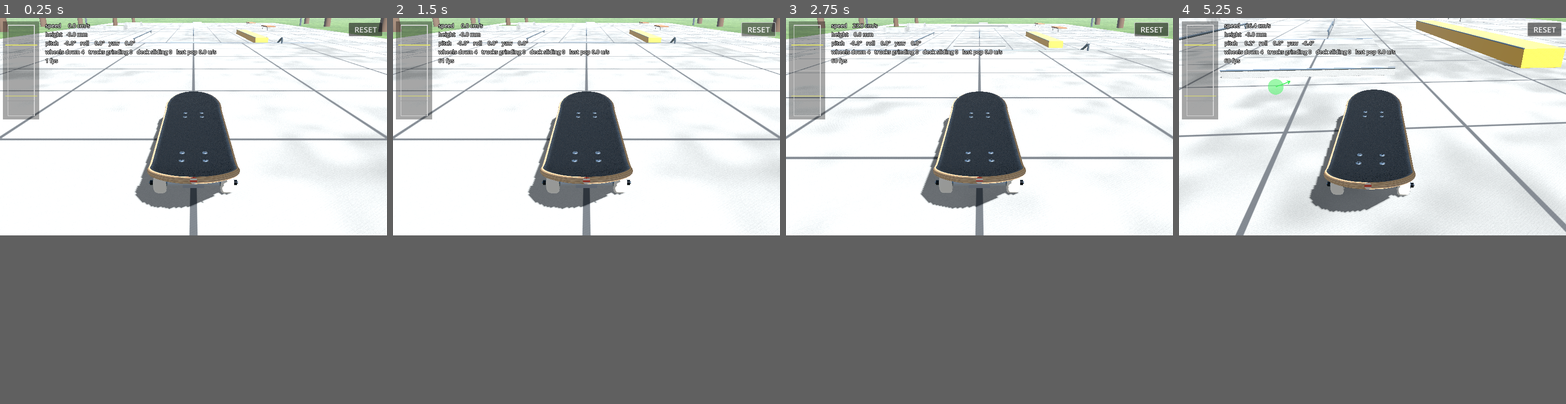
Above: before the commit, frames 1-4 (left to right).
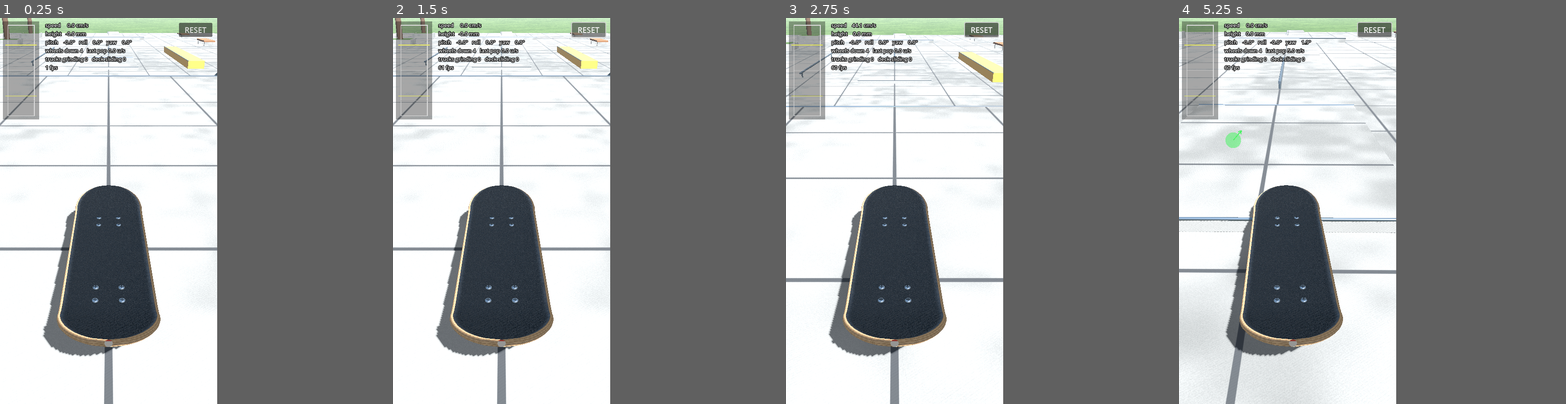
Above: after the commit, the same moments.

Repository: dexdev4/Fingerboardgame
Game: Godot game, scene res://scenes/main.tscn
Two runs of this game, one before a commit and one after it. Both use one fixed random seed, a clock stepped at 60 frames per second and the inputs below.
Inputs (mouse positions are in pixels of both pictures, inside the frame that each line leads up to):
- Up to frame 1 (0.25 s): no input
- Up to frame 2 (1.5 s): move the mouse to (671, 114) at 0.52 s; click (671, 114) at 0.67 s; click "RESET" at 1.25 s
- Up to frame 3 (2.75 s): drag from (902, 137) to (960, 168) at 2.02 s
- Up to frame 4 (5.25 s): move the mouse to (1411, 79) at 2.77 s; click (1411, 79) at 2.92 s; drag from (1353, 168) to (1256, 95) at 3.52 s; move the mouse to (1488, 160) at 4.27 s; click (1488, 160) at 4.42 s; drag from (1256, 95) to (1314, 72) at 5.02 s
In our replay, the window is 800x450 before the commit and 449x799 after it. These sizes can differ from the game's own. Grey fills any space a smaller window leaves; there, only what the larger window draws over its background counts as a difference.

The runs differ from the first frame. In frame 1, 25% of the frame differs, in the area x 0-100%, y 0-100%; in frame 2, 25%; in frame 3, 26%; in frame 4, 39%.

Commit message:
Milestone 7: portrait mode
- Orientation portrait (held upright); desktop window 540x960
- Finger speeds measured against the screen's short side, so the same
  physical flick presses the same in portrait or landscape
- Portrait chase camera: board in the lower-middle at about half the
  screen width, ground either side for pushing, the run ahead visible
  in the top half; push_speed_scale 3.0 for the steeper view
- Side presses also require the finger to cross the deck toward the
  rail in board space (stops straight slides from rolling the board);
  flip attempts now reach a full ~390 deg roll
- Debug overlay sized from the short side, stats split over two lines
- Tests run in a 720x1280 portrait viewport; roll metric ignores
  one-tick landing contact spikes; all 14 checks pass
- CLAUDE.md target updated: portrait

Co-Authored-By: Claude Opus 5.5 <noreply@anthropic.com>
Claude-Session: https://claude.ai/code/session_01V3t6tByfZrPpVsZFujDZBG

Diff:
--- a/project.godot
+++ b/project.godot
@@ -1,5 +1,5 @@
 ; Engine configuration file.
-; Godot 4.5+. Android, landscape, multitouch, Jolt physics at a fixed 120 Hz.
+; Godot 4.5+. Android, portrait, multitouch, Jolt physics at a fixed 120 Hz.
 
 config_version=5
 
@@ -13,10 +13,10 @@
 
 [display]
 
-window/size/viewport_width=1280
-window/size/viewport_height=720
-; 4 = sensor landscape: landscape, either way up.
-window/handheld/orientation=4
+window/size/viewport_width=540
+window/size/viewport_height=960
+; 1 = portrait (held upright). The board runs up the screen: more room along it for fingers.
+window/handheld/orientation=1
 window/energy_saving/keep_screen_on=true
 
 [input_devices]
--- a/scripts/board_tuning.gd
+++ b/scripts/board_tuning.gd
@@ -100,7 +100,7 @@
 ## Downward force of a resting finger while the board is on its wheels, in board weights.
 @export var foot_rest_weight: float = 0.25
 ## How fast a pressing finger drives its point of the deck down (units/s) per unit of
-## press speed (screen heights/s). Press speed = finger speed on screen toward the end of the
+## press speed (screen units/s; 1 unit = the screen's short side). Press speed = finger speed on screen toward the end of the
 ## board nearest that finger. THE main "pop strength" knob.
 @export var press_speed_gain: float = 3.2
 ## Press only works on the outer part of the board, where the kicks rise: it fades in from
@@ -122,10 +122,13 @@
 ## Response time for side presses (s). A flick off the side touches the rail only briefly, so
 ## it needs a quicker foot than the smooth ollie press (press_response_time). Keep ≥ 2 ticks.
 @export var press_side_response_time: float = 0.03
+## A side press only counts if the finger crosses the deck toward that rail at least this fast
+## (units/s, measured on the board; 0.5 = 5 cm/s real). Stops straight slides rolling the board.
+@export var press_side_min_cross_speed: float = 0.5
 ## Side presses fade in from this distance from the centre line (mm) to full at the rail.
 ## The deck is 28 mm wide, so the rail is at 14 mm.
 @export var press_side_zone_start_mm: float = 3.0
-## Finger speeds below this (screen heights/s) don't press — filters jitter.
+## Finger speeds below this (screen units/s; 1 unit = the screen's short side) don't press — filters jitter.
 @export var press_deadzone: float = 0.15
 ## How quickly a foot gets its point of the deck up to speed (s). Smaller = snappier, harder
 ## feet. Keep ≥ 2 physics ticks (0.017 s at 120 Hz) for stability.
@@ -150,18 +153,18 @@
 @export var push_max_accel: float = 40.0
 ## Converts swipe speed across the ground into pushing-foot speed. The camera foreshortens
 ## the ground, so a natural swipe covers little ground; >1 makes a full swipe a full push.
-@export var push_speed_scale: float = 2.0
+@export var push_speed_scale: float = 3.0
 ## A ground touch must land within this distance of the board to push (mm).
 @export var push_reach_mm: float = 250.0
 
 @export_group("Camera")
 ## Horizontal distance behind the board (world units; the board is 0.96 long).
 ## Closer = bigger board on screen = finer finger control.
-@export var camera_distance: float = 1.2
-@export var camera_height: float = 0.5
-@export var camera_fov_deg: float = 40.0
+@export var camera_distance: float = 1.15
+@export var camera_height: float = 0.8
+@export var camera_fov_deg: float = 55.0
 ## The camera aims this far ahead of the board.
-@export var camera_look_ahead: float = 0.1
+@export var camera_look_ahead: float = 0.35
 ## How quickly the camera catches up with the board (1/s).
 @export var camera_follow: float = 3.0
 ## How quickly the camera swings round to the board's heading (1/s).
--- a/scripts/debug_overlay.gd
+++ b/scripts/debug_overlay.gd
@@ -46,21 +46,22 @@
 
 func _process(_dt: float) -> void:
 	var size := _canvas.get_viewport_rect().size
-	var ui := maxf(size.y / 720.0, 0.5)      # scale UI with screen height
+	var ui := maxf(minf(size.x, size.y) / 720.0, 0.5)   # scale UI with the screen's short side
 	_label.add_theme_font_size_override("font_size", int(18 * ui))
 	_label.position = Vector2(150, 12) * ui
 	_reset.add_theme_font_size_override("font_size", int(26 * ui))
 	_reset.position = Vector2(size.x - _reset.size.x - 16 * ui, 16 * ui)
 
 	var a := board.angles_deg()
-	_label.text = "speed  %6.1f cm/s\nheight %6.1f mm\npitch  %6.1f°   roll %6.1f°   yaw %6.1f°\nwheels down %d   trucks grinding %d   deck sliding %d   last pop %.1f u/s\n%d fps" % [
+	_label.text = "speed  %6.1f cm/s\nheight %6.1f mm\npitch  %6.1f°   roll %6.1f°   yaw %6.1f°\nwheels down %d   last pop %.1f u/s\ntrucks grinding %d   deck sliding %d\n%d fps" % [
 		board.speed_cm_s(), board.height_mm(), a.x, a.y, a.z,
-		board.wheels_down, board.truck_contacts, board.deck_slide_contacts, _last_pop, Engine.get_frames_per_second()]
+		board.wheels_down, _last_pop, board.truck_contacts, board.deck_slide_contacts, Engine.get_frames_per_second()]
 	_canvas.queue_redraw()
 
 
 func _draw_canvas() -> void:
-	var ui := maxf(_canvas.get_viewport_rect().size.y / 720.0, 0.5)
+	var vs := _canvas.get_viewport_rect().size
+	var ui := maxf(minf(vs.x, vs.y) / 720.0, 0.5)
 	for f: Finger in input.fingers.values():
 		_draw_finger(f, ui)
 	_draw_inset(ui)
--- a/scripts/finger.gd
+++ b/scripts/finger.gd
@@ -25,9 +25,9 @@
 ## Finger velocity over the deck, board local (units/s). Pure finger motion: both ends are
 ## measured against the *current* board pose, so the board moving under a still finger reads 0.
 var local_vel := Vector3.ZERO
-## Finger speed on screen toward the end of the board nearest it (screen heights/s).
+## Finger speed on screen toward the end of the board nearest it (screen units/s; 1 unit = the screen's short side).
 var press_speed := 0.0
-## Finger speed on screen toward the side edge (rail) nearest it (screen heights/s).
+## Finger speed on screen toward the side edge (rail) nearest it (screen units/s; 1 unit = the screen's short side).
 var press_speed_side := 0.0
 ## Last forces applied (for the debug overlay), world units.
 var press_force := 0.0
--- a/scripts/finger_input.gd
+++ b/scripts/finger_input.gd
@@ -141,7 +141,8 @@
 		f.local_vel = Vector3.ZERO
 
 	# Press speed: finger speed on screen toward the board end nearest to it, in screen
-	# heights per second (resolution independent). For the back foot that end is the tail
+	# units per second (one unit = the screen's SHORT side, so it's resolution independent and
+	# a 1 cm flick means the same in portrait and landscape). For the back foot that end is the tail
 	# (a flick down the screen); for the front foot it's the nose (a drag up toward the nose).
 	var end := geo.tail_tip() if lp.z > 0.0 else geo.nose_tip()
 	var p_c = ScreenMath.project(camera, size, board_xf.origin)
@@ -149,7 +150,7 @@
 	var dir := Vector2.DOWN if lp.z > 0.0 else Vector2.UP
 	if p_c != null and p_e != null and p_c.distance_to(p_e) > 2.0:
 		dir = (p_e - p_c).normalized()
-	f.press_speed = f.screen_vel.dot(dir) / size.y
+	f.press_speed = f.screen_vel.dot(dir) / _screen_unit(size)
 
 	# Side press speed: the same idea across the board. The concave rises toward the rails, so
 	# a finger driven toward the nearest side edge presses that edge (flip-trick flicks).
@@ -158,7 +159,7 @@
 	var p_rail = ScreenMath.project(camera, size, board_xf * Vector3(side * geo.half_width, 0.0, lp.z))
 	f.press_speed_side = 0.0
 	if p_mid != null and p_rail != null and p_mid.distance_to(p_rail) > 2.0:
-		f.press_speed_side = f.screen_vel.dot((p_rail - p_mid).normalized()) / size.y
+		f.press_speed_side = f.screen_vel.dot((p_rail - p_mid).normalized()) / _screen_unit(size)
 
 
 ## Measure a push finger: its velocity across the ground plane (units/s).
@@ -180,3 +181,9 @@
 func _within_deck(lp: Vector3) -> bool:
 	return absf(lp.x) <= geo.half_width + tuning.mm(tuning.foot_catch_margin_mm) \
 			and absf(lp.z) <= geo.half_length + tuning.mm(tuning.foot_end_margin_mm)
+
+
+## One "screen unit" = the screen's short side in pixels. Finger speeds are measured in these, so
+## the same physical flick gives the same press whether the phone is upright or sideways.
+static func _screen_unit(size: Vector2) -> float:
+	return minf(size.x, size.y)
--- a/scripts/foot_physics.gd
+++ b/scripts/foot_physics.gd
@@ -4,7 +4,7 @@
 ## drives its contact point toward a target speed, using just enough force (capped):
 ##
 ##   1. PRESS (along board −Y, into the deck)
-##      press_speed = finger speed on screen toward the board end nearest it (screen heights/s).
+##      press_speed = finger speed on screen toward the board end nearest it (screen units/s; 1 unit = the screen's short side).
 ##                    Back foot: flick DOWN the screen onto the tail. Front foot: drag UP toward
 ##                    the nose. (Kicks rise toward the tips, so a foot driven toward a tip runs
 ##                    into the kick and pushes it down.)
@@ -80,6 +80,12 @@
 	# down and levers the board up onto its tail instead of letting it pop off.
 	var push_end := 0.0 if end_down else maxf(f.press_speed - t.press_deadzone, 0.0) * zone
 	var push_side := maxf(f.press_speed_side - t.press_deadzone, 0.0) * zone_side * t.press_side_gain
+	# A side press also needs the finger to really cross the deck toward that rail (board space,
+	# units/s). On screen alone, a finger sliding straight toward the nose can pick up a small
+	# sideways component from the camera angle, and a little roll makes that worse — a feedback
+	# loop that rolled straight ollies.
+	if f.local_vel.x * signf(f.local_pos.x) < t.press_side_min_cross_speed:
+		push_side = 0.0
 	# Each direction has its own speed cap: end presses stay slow and smooth (foot_max_speed),
 	# side presses may go faster (press_side_max_speed) so a flip can come round in the air.
 	var v_end := minf(t.press_speed_gain * push_end, t.foot_max_speed)
--- a/tests/test_ollie.gd
+++ b/tests/test_ollie.gd
@@ -24,6 +24,7 @@
 ## Total roll (rotation about the board's long axis), degrees, accumulated every tick.
 var roll_total := 0.0
 var straight_roll := 0.0
+var prev_roll_rate := 0.0
 var roll_peak := 0.0      # largest |roll| reached during the scenario, degrees
 ## Grind/slide scenarios: per tick [truck contacts, deck-slide contacts, z, speed cm/s].
 var contact_rows: Array = []
@@ -51,7 +52,7 @@
 		holder.free()
 	# A fresh World3D per scenario = a fresh physics space, so a repeat run is a true repeat.
 	holder = SubViewport.new()
-	holder.size = Vector2i(1280, 720)
+	holder.size = Vector2i(720, 1280)   # portrait phone
 	holder.own_world_3d = true
 	root.add_child(holder)
 	main = load("res://scenes/main.tscn").instantiate()
@@ -60,6 +61,7 @@
 	tick = 0
 	roll_total = 0.0
 	roll_peak = 0.0
+	prev_roll_rate = 0.0
 	contact_rows.clear()
 	log_rows.clear()
 	schedule.clear()
@@ -96,7 +98,13 @@
 		stairs_trigger_z = INF
 		_ollie_now(tick, true)
 	var a := board.angles_deg()
-	roll_total += rad_to_deg(board.angular_velocity.dot(board.global_transform.basis.z)) / Engine.physics_ticks_per_second
+	# Roll rate about the board's long axis. Only count roll sustained over 2+ ticks: a single
+	# wheel touching down first gives a one-tick contact spike that doesn't actually turn the
+	# board (the same filter as the feel metrics' "peak spin").
+	var rr := board.angular_velocity.dot(board.global_transform.basis.z)
+	var sustained := signf(rr) * minf(absf(rr), absf(prev_roll_rate)) if signf(rr) == signf(prev_roll_rate) else 0.0
+	prev_roll_rate = rr
+	roll_total += rad_to_deg(sustained) / Engine.physics_ticks_per_second
 	roll_peak = maxf(roll_peak, absf(roll_total))
 	if tick >= SETTLE:
 		contact_rows.append([board.truck_contacts, board.deck_slide_contacts, board.global_position.z, board.speed_cm_s()])
@@ -177,7 +185,8 @@
 ## Both fingers land now (tail + front bolts), then: tail flick, optional front slide, lift.
 ## `slide_dir` = front finger motion as a fraction of the screen height (default: straight up).
 func _ollie_now(at: int, slide: bool, slide_dir := Vector2(0.0, -0.22), slide_start := SLIDE_START) -> void:
-	var h := cam.get_viewport().get_visible_rect().size.y
+	var vsz := cam.get_viewport().get_visible_rect().size
+	var h := minf(vsz.x, vsz.y)   # finger distances in screen short sides
 	var tail := _screen_of_local(Vector3(0, 0, board.geo.half_length * 0.85))
 	var front := _screen_of_local(Vector3(0, 0, -board.geo.axle_z))   # front bolts
 	_touch(0, tail, true)
@@ -217,8 +226,9 @@
 	for k in 3:
 		var at := SETTLE + k * (SWIPE_TICKS + 12)
 		schedule.append([at, func():
-			var h := cam.get_viewport().get_visible_rect().size.y
-			var beside := _screen_of_local(Vector3(board.geo.half_width * 3.0, -board.geo.rest_height, 0))
+			var vsz := cam.get_viewport().get_visible_rect().size
+			var h := minf(vsz.x, vsz.y)   # finger distances in screen short sides
+			var beside := _screen_of_local(Vector3(board.geo.half_width * 2.2, -board.geo.rest_height, 0))   # just off the side
 			_touch(0, beside, true)
 			_plan_move(0, at + 1, beside, Vector2(0, h * 0.3), SWIPE_TICKS)])
 		schedule.append([at + SWIPE_TICKS + 2, func(): _touch(0, Vector2.ZERO, false)])
Not shown, changed: CLAUDE.md
